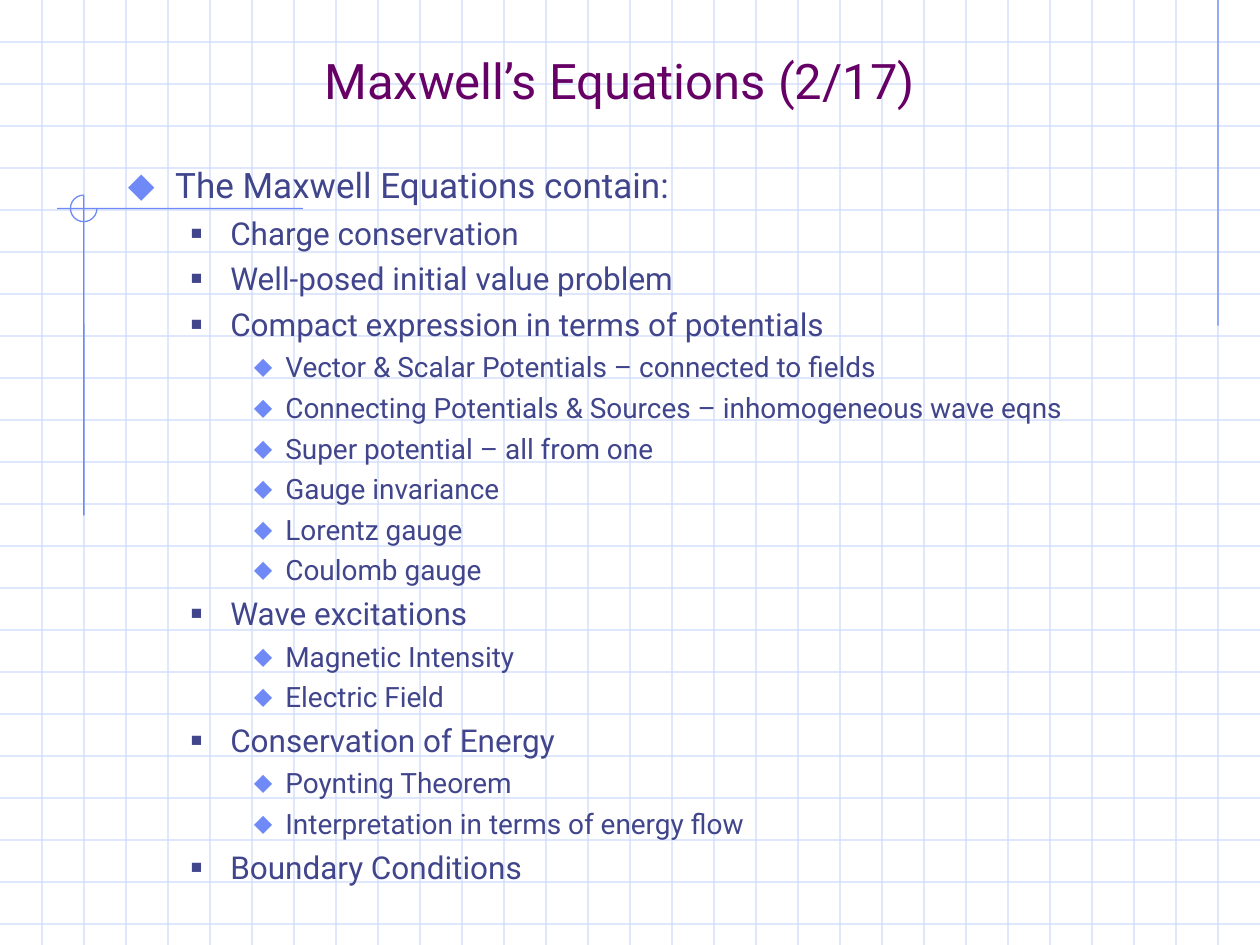
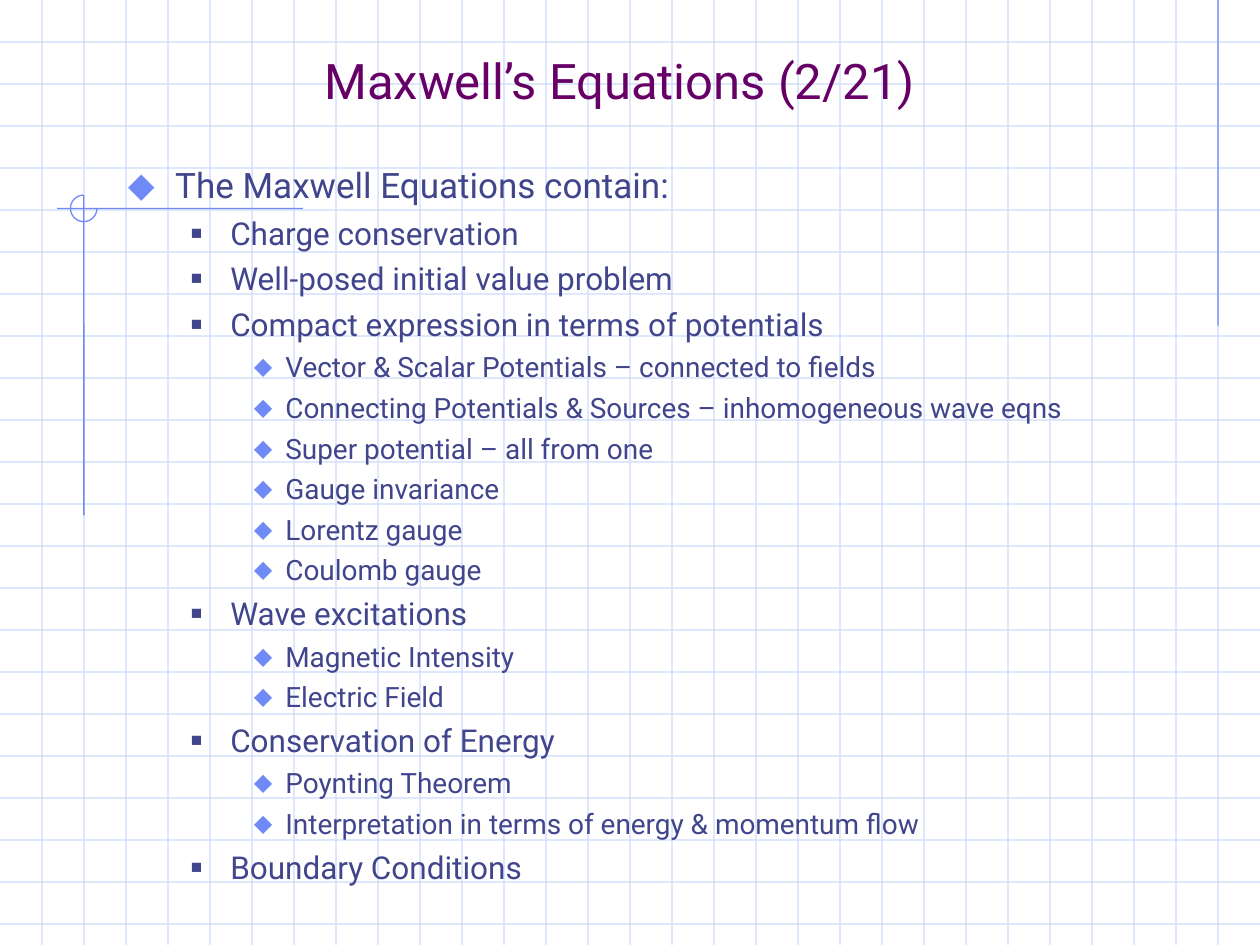
Before and after one commit to gravmath/Projects, a slide deck: slide 5 of PowerPoint/EM_notes.ppt. Drawn at 1260x945 pixels with LibreOffice and Linux fonts; fonts in the diff are those of the drawing; background and template pictures are left out. Boxes give left, top, right and bottom in pixels: in the first picture for what was removed or moved away, otherwise in the second. Text is boxed around its words. In the diff, an @@ line names an element or a change of style, - is before the commit and + after.

```diff
--- a/PowerPoint/EM_notes.ppt
+++ b/PowerPoint/EM_notes.ppt
@@ title at (x1=324, y1=60, x2=914, y2=110): text changed @@
-Maxwell’s Equations (2/17)
+Maxwell’s Equations (2/21)
@@ text at (x1=285, y1=812, x2=919, y2=841): text changed @@
-    ⬥ Interpretation in terms of energy flow
+    ⬥ Interpretation in terms of energy & momentum flow
```
Also in this commit, not shown: 18 other slides changed, 4 slides added, 2 other files.
